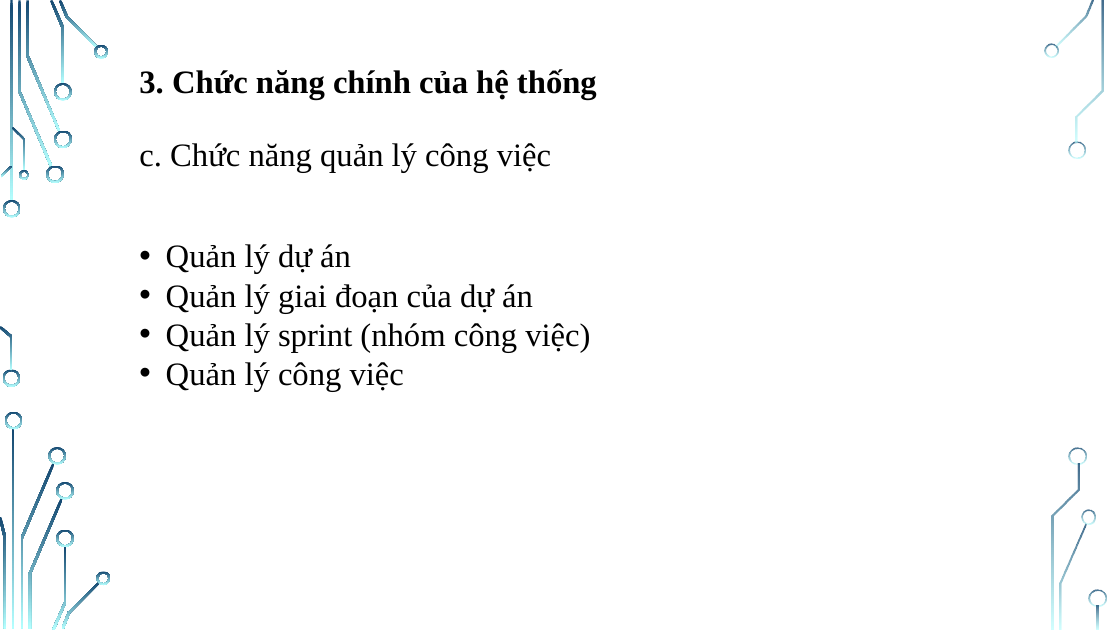
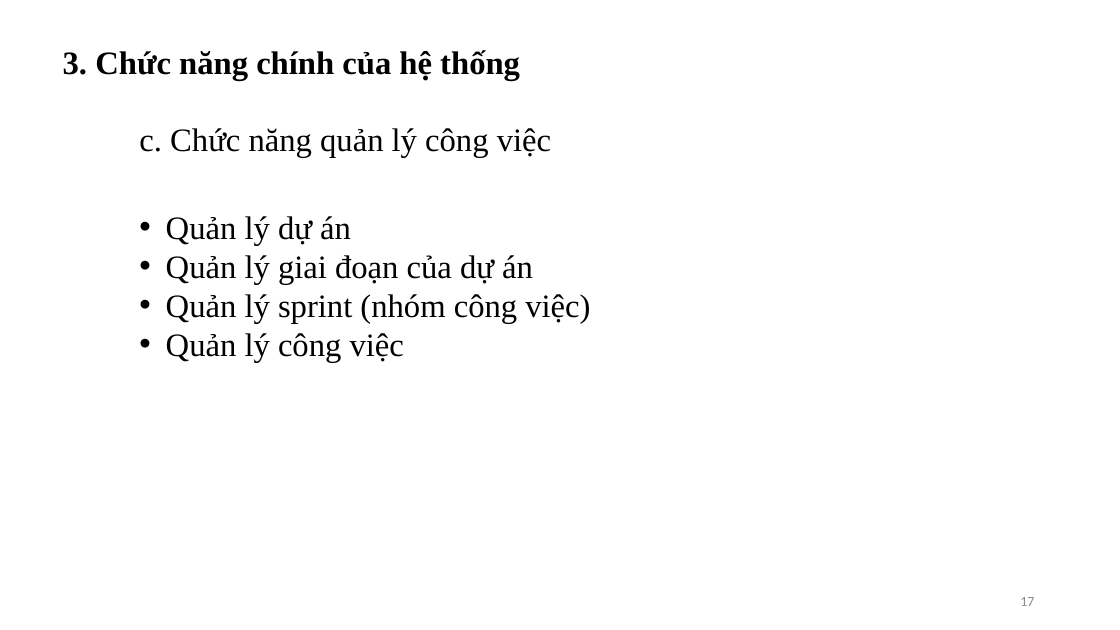
Before and after one commit to NguyenThiHao/DoAnTotNghiep, a slide deck: slide 17 of Documents/Slide do an tot nghiep.pptx (slide 16 before the commit). Drawn at 1120x630 pixels with LibreOffice and Linux fonts; fonts in the diff are those of the drawing; background and template pictures are left out. Boxes give left, top, right and bottom in pixels: in the first picture for what was removed or moved away, otherwise in the second. Text is boxed around its words. In the diff, an @@ line names an element or a change of style, - is before the commit and + after.

```diff
--- a/Documents/Slide do an tot nghiep.pptx
+++ b/Documents/Slide do an tot nghiep.pptx
@@ text "3. Chức năng chính của ...": place and size @@
-text "3. Chức năng chính của ..." at (139, 69, 597, 99)
+text "3. Chức năng chính của ..." at (63, 50, 520, 80)
@@ text "c. Chức năng quản lý ...": place and size @@
-text "c. Chức năng quản lý ..." at (139, 143, 551, 173)
+text "c. Chức năng quản lý ..." at (139, 128, 551, 157)
@@ text "Quản lý dự án": place and size @@
-text "Quản lý dự án" at (166, 244, 590, 392)
+text "Quản lý dự án" at (166, 216, 590, 363)
@@ page number added at (1020, 597, 1034, 606), 12 pt, text #8C8C8C @@
+17
@@ group removed at (0, 0, 1107, 630): 33 freeform shapes, 3 rectangles @@
```
Also in this commit, not shown: 18 other slides changed, 9 slides added, 2 slides removed, 25 other files.
